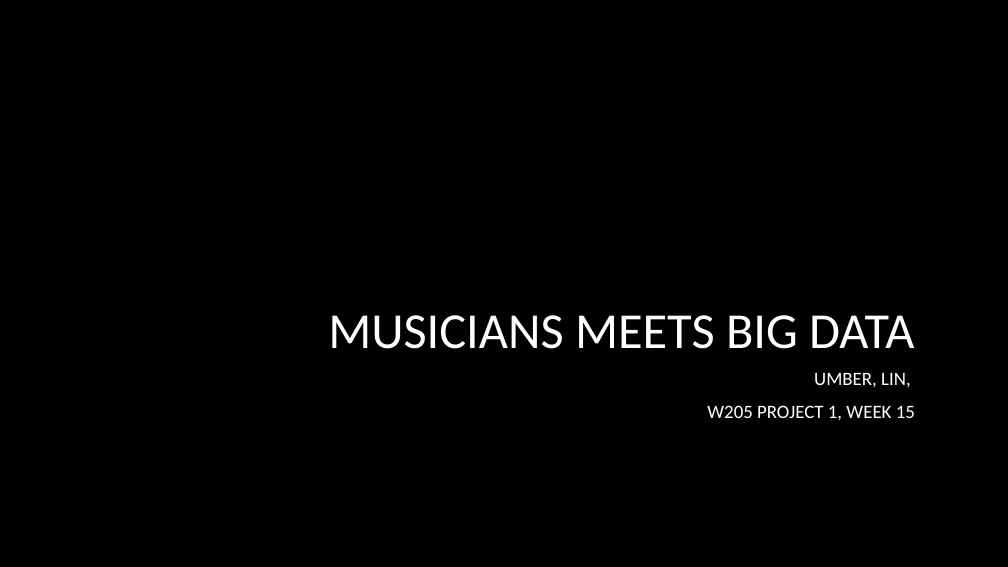
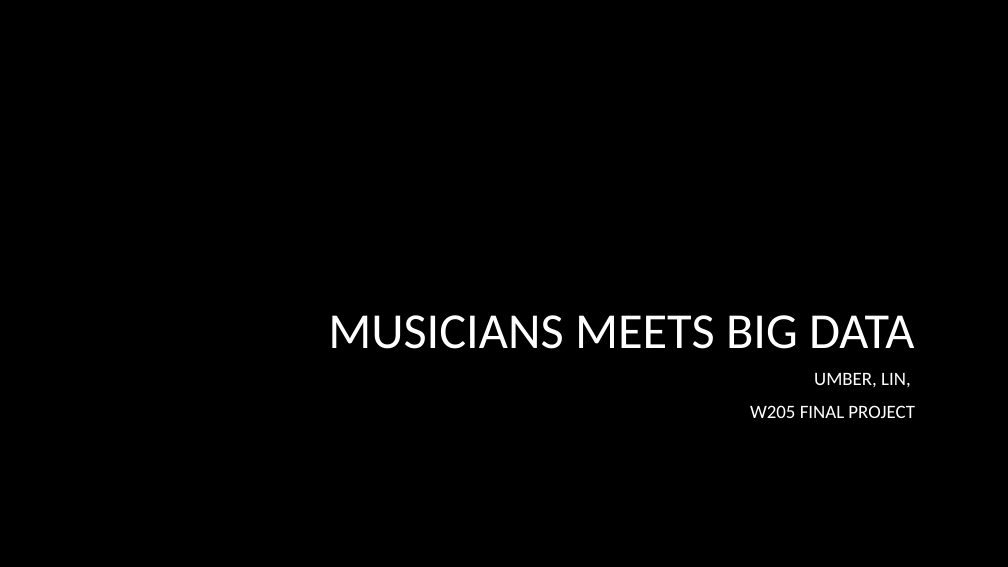
Before and after one commit to yanglinfang/w205_final_project, a slide deck: slide 1 of w205Presentation_UmberLin.pptx. Drawn at 1008x567 pixels with LibreOffice and Linux fonts; fonts in the diff are those of the drawing; background and template pictures are left out. Boxes give left, top, right and bottom in pixels: in the first picture for what was removed or moved away, otherwise in the second. Text is boxed around its words. In the diff, an @@ line names an element or a change of style, - is before the commit and + after.

```diff
--- a/w205Presentation_UmberLin.pptx
+++ b/w205Presentation_UmberLin.pptx
@@ subtitle at [750,405,915,418]: text changed @@
-W205 PROJECT 1, WEEK 15
+W205 FINAL PROJECT
```
Also in this commit, not shown: 3 other slides changed, 6 slides added, 4 slides removed.
